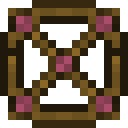
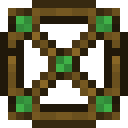
Revision of a layered 128px x 128px image; what changed, layer by layer:
renamed "Pasted Layer" to "COMBAT GEAR GLOW", hid it, painted on it over [16, 16, 112, 112]
added layer "UTILITY GEAR GLOW" in group "Layer Group" over [16, 16, 112, 112]
